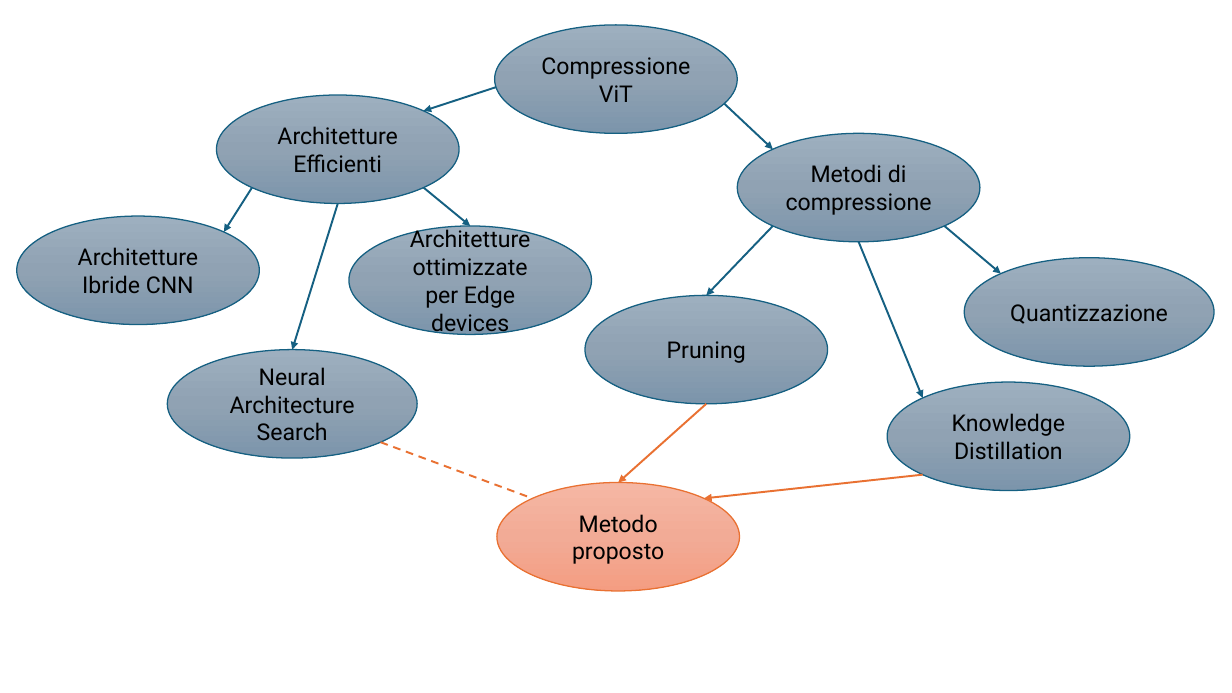
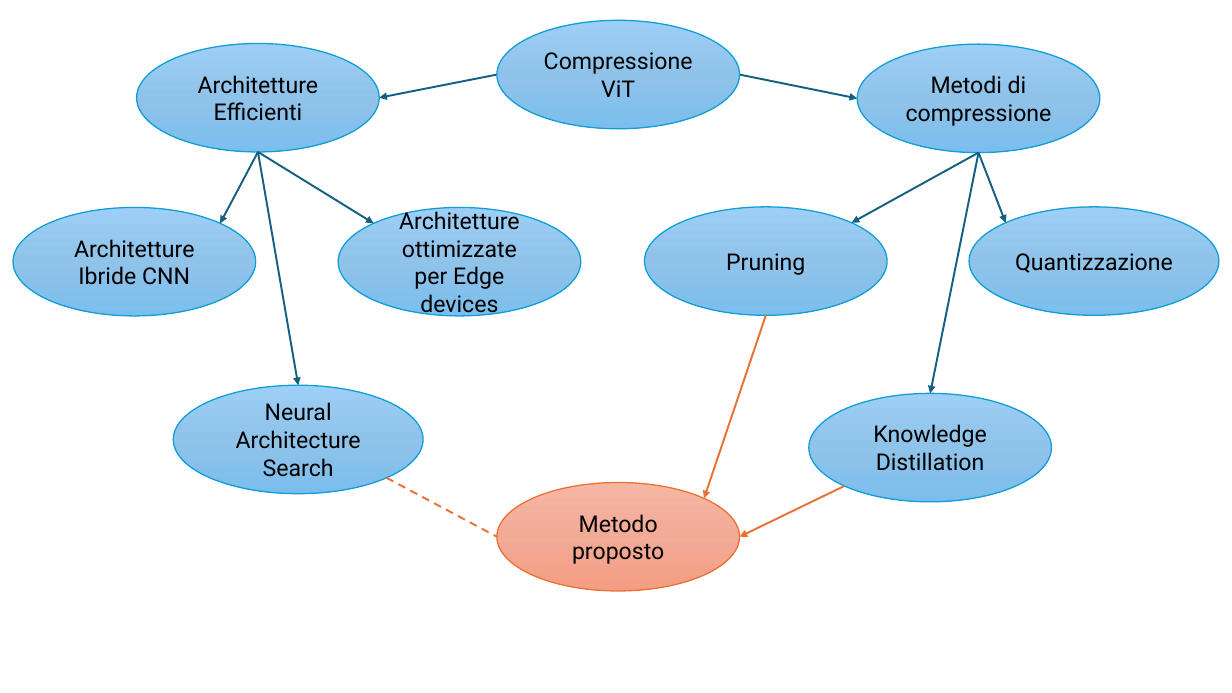
Before and after one commit to Giacomo0303/Tesi-LaTex, a slide deck: slide 1 of tassonomia.pptx. Drawn at 1232x693 pixels with LibreOffice and Linux fonts; fonts in the diff are those of the drawing. Boxes give left, top, right and bottom in pixels: in the first picture for what was removed or moved away, otherwise in the second. Text is boxed around its words. In the diff, an @@ line names an element or a change of style, - is before the commit and + after.

```diff
--- a/tassonomia.pptx
+++ b/tassonomia.pptx
@@ ellipse "Compressione ViT" moved from (x1=494, y1=25, x2=738, y2=133) to (x1=497, y1=20, x2=740, y2=128) @@
@@ ellipse "Architetture Efficienti" moved from (x1=216, y1=95, x2=459, y2=203) to (x1=137, y1=43, x2=380, y2=152) @@
@@ fill gradient #9EAFBF to #91A3B4 to #7C95AB to gradient #9ECFF5 to #90C4EB to #7CBEED; outline #156082 1 pt to #0F9ED5 1 pt in 9 elements at (x1=497, y1=20, x2=740, y2=128), (x1=13, y1=208, x2=256, y2=316), (x1=338, y1=208, x2=581, y2=316), (x1=174, y1=385, x2=423, y2=494), (x1=970, y1=207, x2=1219, y2=315), (x1=809, y1=394, x2=1052, y2=502), (x1=137, y1=43, x2=380, y2=152), (x1=645, y1=207, x2=888, y2=315), (x1=858, y1=44, x2=1101, y2=152) @@
@@ ellipse "Metodi di compressione" moved from (x1=738, y1=133, x2=981, y2=241) to (x1=858, y1=44, x2=1101, y2=152) @@
@@ arrow moved from (517, 80) - (423, 111) to (497, 75) - (379, 98) @@
@@ arrow moved from (715, 95) - (773, 150) to (739, 75) - (858, 99) @@
@@ arrow moved from (252, 188) - (224, 232) to (258, 152) - (220, 224) @@
@@ arrow moved from (338, 203) - (292, 349) to (258, 152) - (299, 385) @@
@@ arrow moved from (423, 188) - (470, 226) to (258, 152) - (373, 224) @@
@@ arrow added from (979, 152) to (852, 223), #156082 1.5 pt @@
@@ arrow moved from (859, 242) - (923, 398) to (979, 152) - (931, 394) @@
@@ arrow moved from (945, 226) - (1001, 274) to (979, 152) - (1006, 223) @@
@@ ellipse "Architetture Ibride CNN" moved from (x1=17, y1=216, x2=260, y2=324) to (x1=13, y1=208, x2=256, y2=316) @@
@@ ellipse "Architetture ottimizzate per Edge devices" moved from (x1=349, y1=226, x2=592, y2=335) to (x1=338, y1=208, x2=581, y2=316) @@
@@ ellipse "Pruning" moved from (x1=585, y1=296, x2=828, y2=404) to (x1=645, y1=207, x2=888, y2=315) @@
@@ ellipse "Quantizzazione" moved from (x1=965, y1=258, x2=1214, y2=366) to (x1=970, y1=207, x2=1219, y2=315) @@
@@ arrow removed from (773, 226) to (706, 296) @@
@@ arrow moved from (706, 404) - (618, 482) to (766, 315) - (704, 498) @@
@@ ellipse "Neural Architecture Search" moved from (x1=167, y1=349, x2=417, y2=457) to (x1=174, y1=385, x2=423, y2=494) @@
@@ ellipse "Knowledge Distillation" moved from (x1=887, y1=383, x2=1130, y2=491) to (x1=809, y1=394, x2=1052, y2=502) @@
@@ line moved from (381, 443) - (532, 498) to (386, 478) - (497, 537) @@
@@ arrow moved from (923, 475) - (704, 498) to (845, 486) - (739, 537) @@
```
Also in this commit, not shown: 11 other files.
